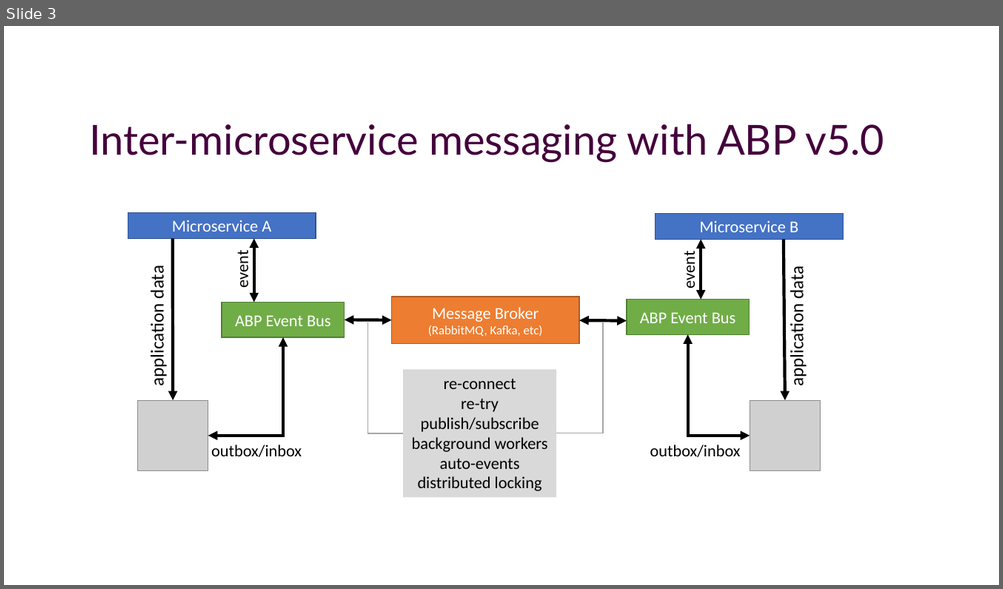
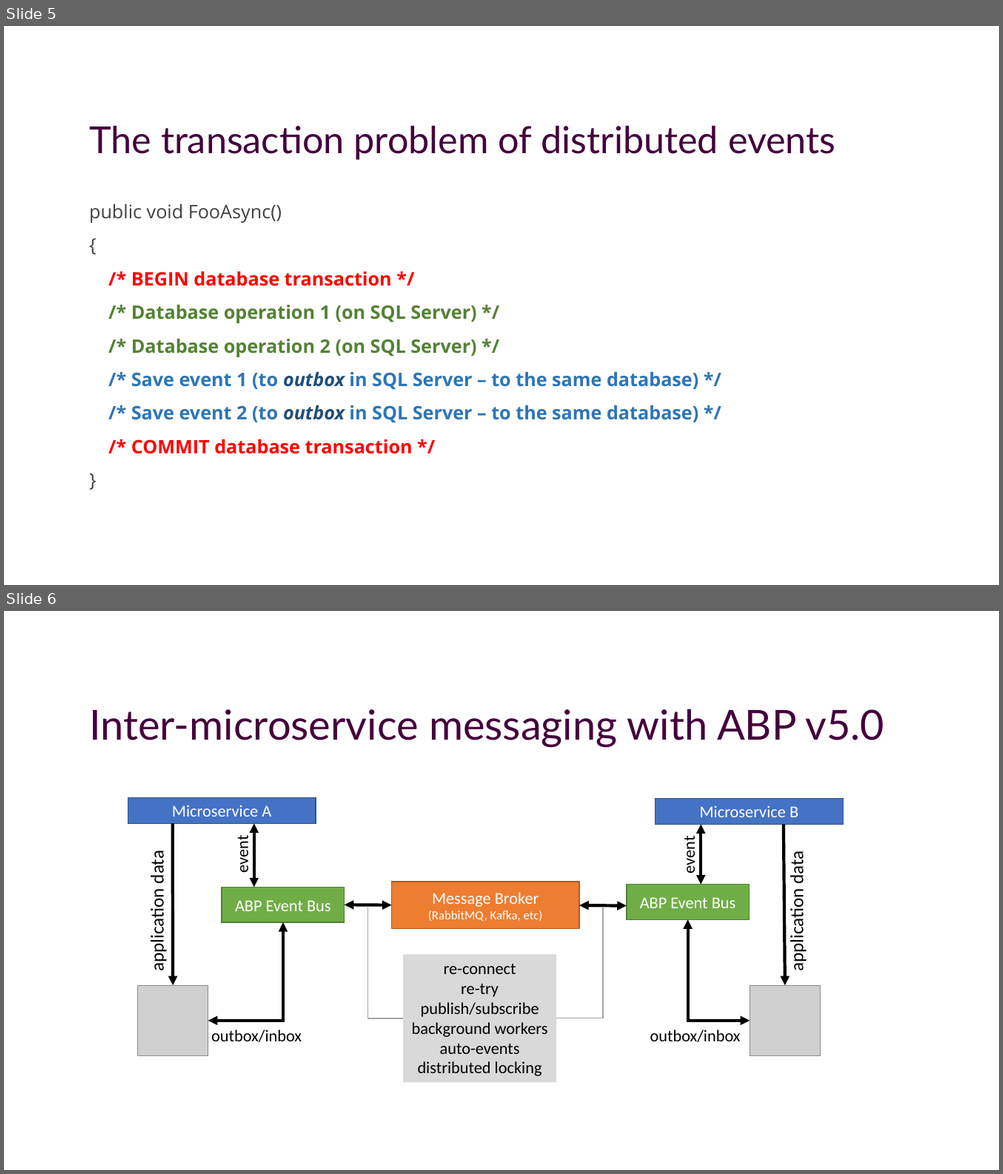
Before and after one commit to hikalkan/presentations, a slide deck: 2021-12-16 ABP Community Talks/Abp-Framework-Inbox-Outbox.pptx. Shown one above the other, each under a label of ours: slide 3 before the commit, slides 5 and 6 after it. The pictures are 1003x589 and 1003x1174 pixels, drawn with LibreOffice and Linux fonts; fonts in the diff are those of the drawing; grey boxes stand for pictures; background and template pictures are left out. Boxes give left, top, right and bottom in pixels: in the first picture for what was removed or moved away, otherwise in the second. Text is boxed around its words. In the diff, an @@ line names an element or a change of style, - is before the commit and + after.

```diff
--- a/2021-12-16 ABP Community Talks/Abp-Framework-Inbox-Outbox.pptx
+++ b/2021-12-16 ABP Community Talks/Abp-Framework-Inbox-Outbox.pptx
@@ slide 5 added at bbox=[4, 26, 999, 585], background picture (left out) @@
@@ title added at bbox=[89, 126, 836, 160], 36 pt, text #44013C @@
+The transaction problem of distributed events
@@ text added at bbox=[89, 204, 698, 454], 18 pt, text #2E75B6, bold @@
+public void FooAsync()
+{
+/* BEGIN database transaction */
+/* Database operation 1 (on SQL Server) */
+/* Database operation 2 (on SQL Server) */
+/* Save event 1 (to outbox in SQL Server – to the same database) */
+/* Save event 2 (to outbox in SQL Server – to the same database) */
+/* COMMIT database transaction */
+}
@@ what was slide 3 is now slide 6 @@
```
Also in this commit, not shown: 1 slide changed, 3 other slides added, 2 slides removed.
